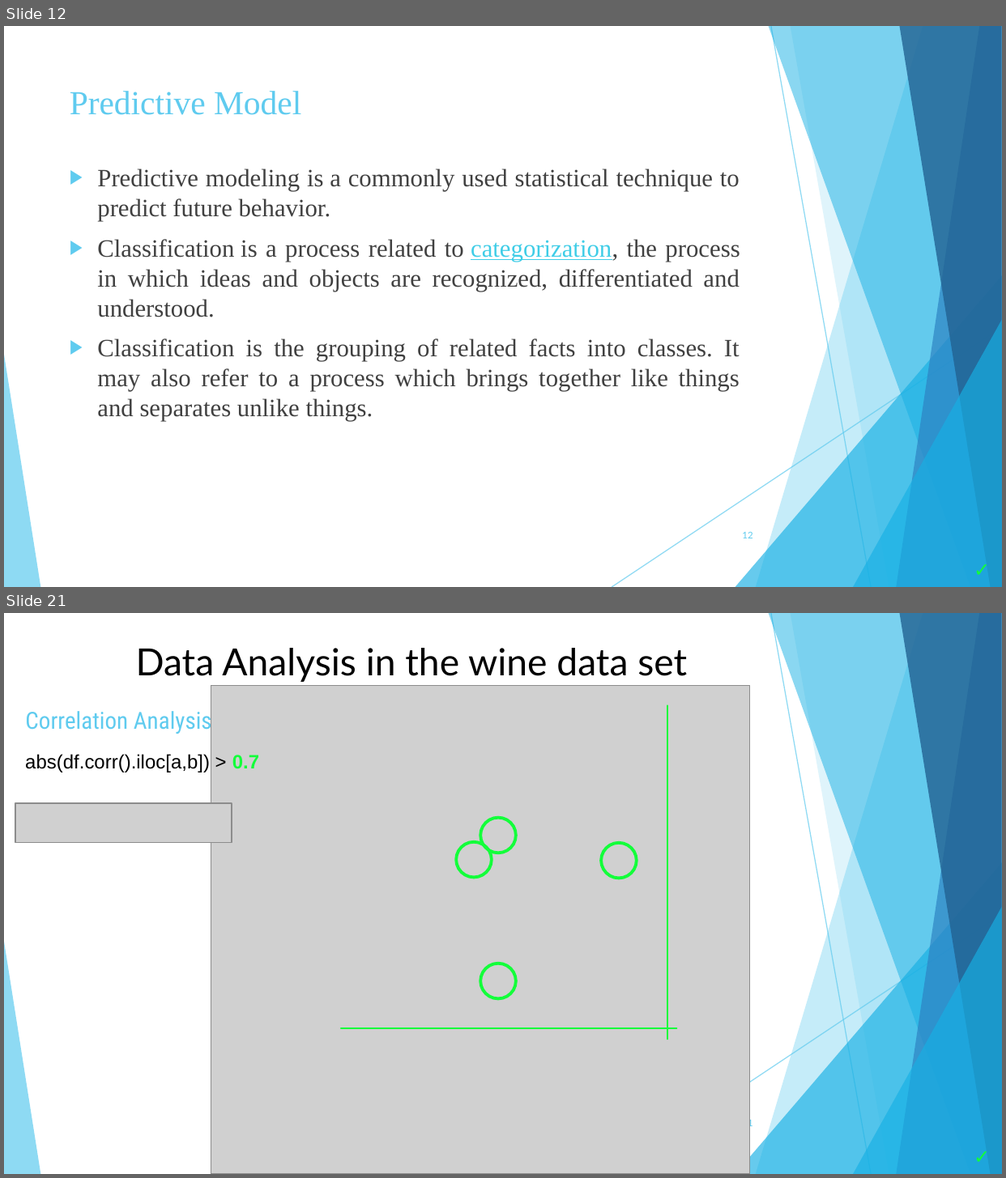
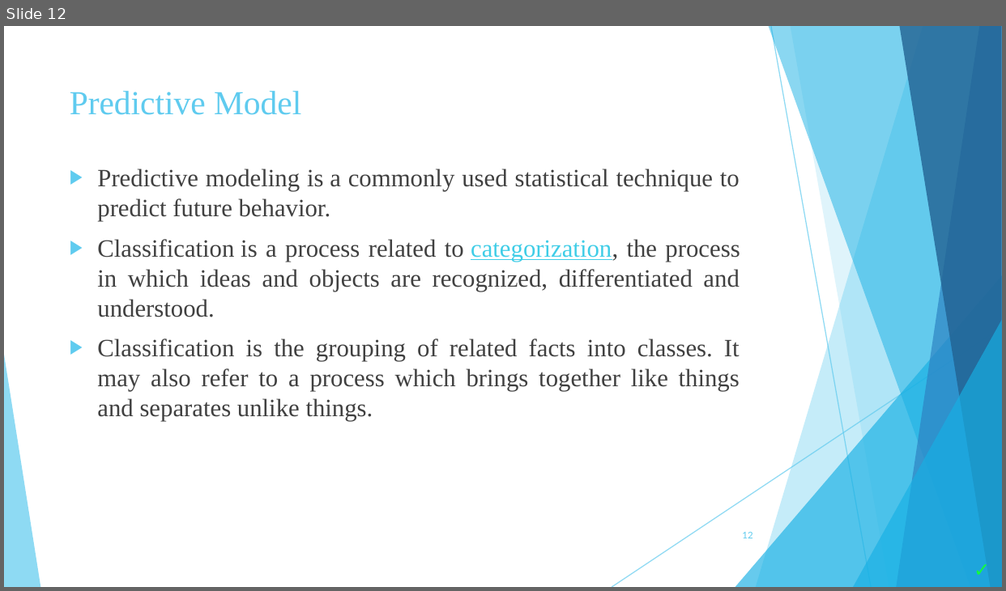
Before and after one commit to zoekelepiri/WineDataPrediction, a slide deck: Wine Data Set (2).pptx. Shown one above the other, each under a label of ours: slides 12 and 21 before the commit, slide 12 after it; the slides between them are not shown. The pictures are 1006x1178 and 1006x591 pixels, drawn with LibreOffice and Linux fonts; fonts in the diff are those of the drawing; grey boxes stand for pictures. Boxes give left, top, right and bottom in pixels: in the first picture for what was removed or moved away, otherwise in the second. Text is boxed around its words. In the diff, an @@ line names an element or a change of style, - is before the commit and + after.

```diff
--- a/Wine Data Set (2).pptx
+++ b/Wine Data Set (2).pptx
@@ slide 21 removed at [4, 613, 1002, 1174], background #FFFFFF; not listed: 10 template elements that a slide beside it also shows @@
@@ title removed at [136, 648, 687, 682] @@
-Data Analysis in the wine data set
@@ picture removed at [211, 685, 751, 1174] @@
@@ text removed at [25, 707, 212, 735] @@
-Correlation Analysis
@@ line removed from (667, 1039) to (667, 706) @@
@@ text removed at [25, 754, 259, 773] @@
-abs(df.corr().iloc[a,b]) > 0.7
@@ picture removed at [15, 803, 232, 844] @@
@@ ellipse removed at [480, 818, 515, 853] @@
@@ ellipse removed at [456, 842, 491, 877] @@
@@ ellipse removed at [601, 842, 636, 877] @@
@@ ellipse removed at [480, 963, 515, 999] @@
@@ line removed from (340, 1029) to (676, 1029) @@
@@ page number removed at [742, 1118, 752, 1129] @@
-21
@@ text removed at [964, 1139, 1002, 1174] @@
-✓
```
Also in this commit, not shown: 8 slides changed, 7 slides added, 5 other slides removed.
